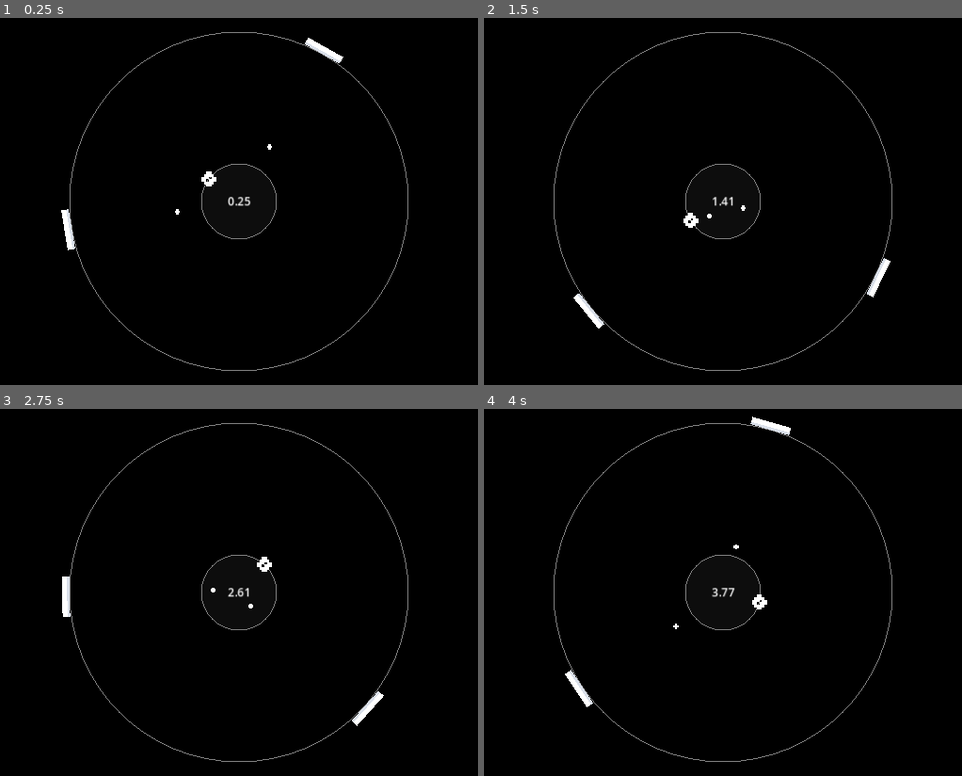
Above: before the commit, frames 1-4 (two rows, left to right).
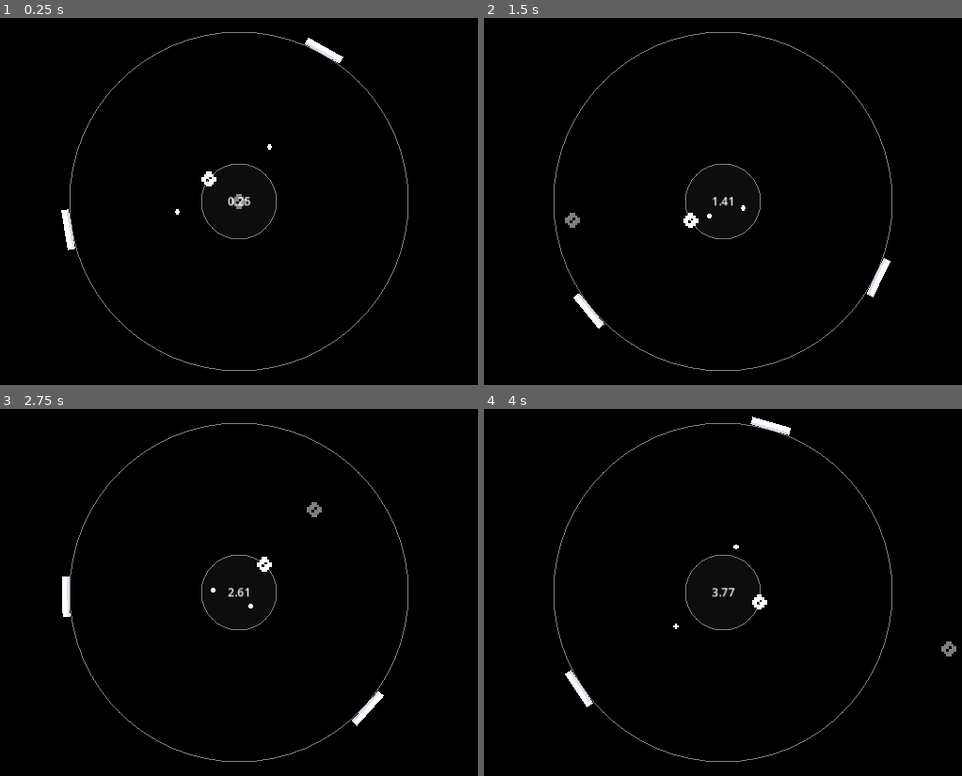
Above: after the commit, the same moments.

Repository: Polar4ik/DotLine
Game: Godot game, scene res://scenes/world.tscn
Two runs of this game, one before a commit and one after it. Both use one fixed random seed, a clock stepped at 60 frames per second and the inputs below.
Inputs (mouse positions are in pixels of both pictures, inside the frame that each line leads up to):
- Up to frame 1 (0.25 s): no input
- Up to frame 2 (1.5 s): move the mouse to (890, 183) at 0.52 s; click (890, 183) at 0.6 s; move the mouse to (574, 219) at 1.27 s; click (574, 219) at 1.35 s
- Up to frame 3 (2.75 s): move the mouse to (315, 508) at 2.02 s; click (315, 508) at 2.1 s
- Up to frame 4 (4 s): move the mouse to (684, 669) at 2.77 s; click (684, 669) at 2.85 s; move the mouse to (947, 647) at 3.52 s; click (947, 647) at 3.6 s

The runs differ from the first frame. In frame 1, less than 0.1% of the frame differs, in the area x 48-52%, y 47-53%; in frame 2, less than 0.1%, in the area x 16-21%, y 53-58%; in frame 3, less than 0.1%; in frame 4, less than 0.1%.

Commit message:
add cursor & delete collision on balls

Diff:
--- a/objects/ball.tscn
+++ b/objects/ball.tscn
@@ -16,7 +16,7 @@
 [node name="Ball" type="CharacterBody2D"]
 texture_filter = 1
 collision_layer = 4
-collision_mask = 3
+collision_mask = 2
 motion_mode = 1
 script = ExtResource("1_s38bw")
 
--- a/scenes/world.tscn
+++ b/scenes/world.tscn
@@ -7,6 +7,7 @@
 [ext_resource type="PackedScene" uid="uid://bnk4tgbwb43ce" path="res://objects/ball.tscn" id="5_yppew"]
 [ext_resource type="Script" path="res://scripts/ability.gd" id="6_0hx7q"]
 [ext_resource type="Script" path="res://scripts/save_manager.gd" id="7_yf42t"]
+[ext_resource type="Texture2D" uid="uid://d386rb687frtf" path="res://assets/sprites/dot_line.png" id="8_mqvig"]
 
 [sub_resource type="GDScript" id="GDScript_73j5s"]
 script/source = "extends Marker2D
@@ -49,6 +50,17 @@
 	$BestScoreLabel.text = \"Лучший результат: \" + str(snappedf(save.get_best_score(), 0.01))
 "
 
+[sub_resource type="AtlasTexture" id="AtlasTexture_hh8bq"]
+atlas = ExtResource("8_mqvig")
+region = Rect2(32, 0, 32, 32)
+
+[sub_resource type="GDScript" id="GDScript_u8sue"]
+script/source = "extends Sprite2D
+
+func _process(_delta: float) -> void:
+	position = get_global_mouse_position()
+"
+
 [node name="World" type="Node2D"]
 texture_filter = 1
 script = ExtResource("1_1xc8t")
@@ -72,6 +84,7 @@
 [node name="Player" parent="PlayerArcholPoint" instance=ExtResource("5_35fac")]
 unique_name_in_owner = true
 position = Vector2(60, 0)
+collision_mask = 0
 
 [node name="PlatformArcholPoint" type="Marker2D" parent="." node_paths=PackedStringArray("ball")]
 position = Vector2(600, 300)
@@ -178,4 +191,9 @@
 text = "НАЖМИТЕ ЛКМ ДЛЯ РЕСТАРТА"
 horizontal_alignment = 1
 
+[node name="Cursor" type="Sprite2D" parent="."]
+modulate = Color(1, 1, 1, 0.501961)
+texture = SubResource("AtlasTexture_hh8bq")
+script = SubResource("GDScript_u8sue")
+
 [connection signal="timeout" from="Ability/Timer" to="Ability" method="_on_timer_timeout"]
--- a/scripts/world.gd
+++ b/scripts/world.gd
@@ -7,6 +7,8 @@
 var energy := 60.0
 
 func _ready() -> void:
+	Input.mouse_mode = Input.MOUSE_MODE_HIDDEN
+
 	$Ability.energy_used.connect(
 		func(new_energy: float):
 			energy = new_energy * 6.0
Not shown, removed: export_presets.cfg
Not shown, removed: save.ini
Not shown: 1 places in scenes/world.tscn that only renumber resources
